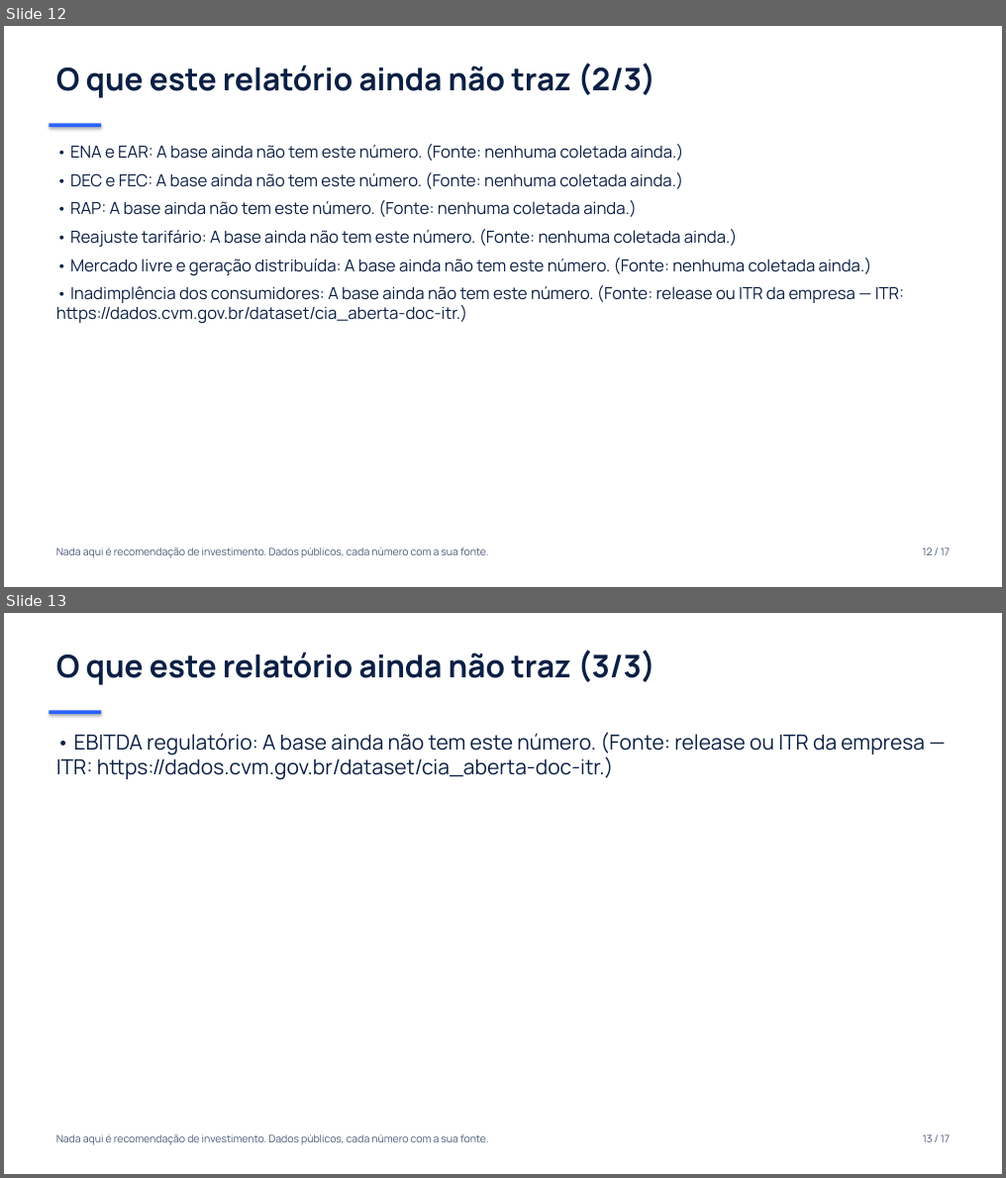
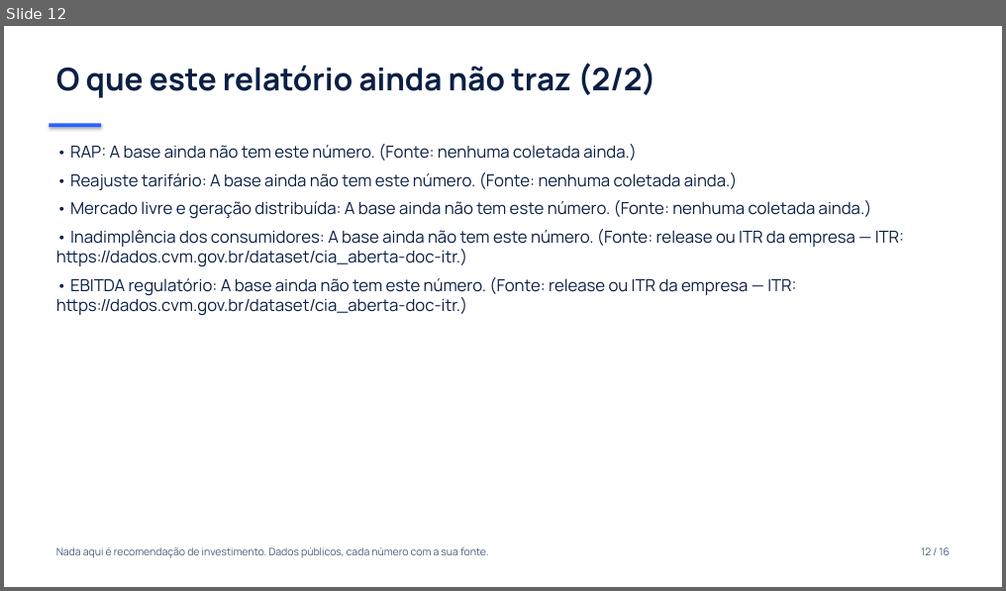
Before and after one commit to tbc174/tickerlab, a slide deck: site/relatorio/setor-eletricas-apresentacao.pptx. Shown one above the other, each under a label of ours: slides 12 and 13 before the commit, slide 12 after it. The pictures are 1006x1178 and 1006x591 pixels, drawn with LibreOffice and Linux fonts; fonts in the diff are those of the drawing. Boxes give left, top, right and bottom in pixels: in the first picture for what was removed or moved away, otherwise in the second. Text is boxed around its words. In the diff, an @@ line names an element or a change of style, - is before the commit and + after.

```diff
--- a/site/relatorio/setor-eletricas-apresentacao.pptx
+++ b/site/relatorio/setor-eletricas-apresentacao.pptx
@@ slide 13 removed at (4,613,1002,1174), background #FFFFFF @@
@@ text removed at (56,650,655,685) @@
-O que este relatório ainda não traz (3/3)
@@ rectangle removed at (49,710,101,714) @@
@@ text removed at (56,732,925,780) @@
-• EBITDA regulatório: A base ainda não tem este número. (Fonte: release ou ITR da empresa — ITR: https://dados.cvm.gov.br/dataset/cia_aberta-doc-itr.)
@@ text removed at (56,1135,488,1146) @@
-Nada aqui é recomendação de investimento. Dados públicos, cada número com a sua fonte.
@@ text removed at (923,1135,949,1143) @@
-13 / 17
@@ slide 12 changed as well @@
@@ text at (56,63,656,98): text changed @@
-O que este relatório ainda não traz (2/3)
+O que este relatório ainda não traz (2/2)
@@ text at (70,144,684,189): paragraphs removed @@
-• ENA e EAR: A base ainda não tem este número. (Fonte: nenhuma coletada ainda.)
-• DEC e FEC: A base ainda não tem este número. (Fonte: nenhuma coletada ainda.)
@@ text at (56,277,796,316): paragraph added @@
+• EBITDA regulatório: A base ainda não tem este número. (Fonte: release ou ITR da empresa — ITR: https://dados.cvm.gov.br/dataset/cia_aberta-doc-itr.)
@@ text at (921,548,950,556): text changed @@
-12 / 17
+12 / 16
```
Also in this commit, not shown: 15 other slides changed, 11 other files.
